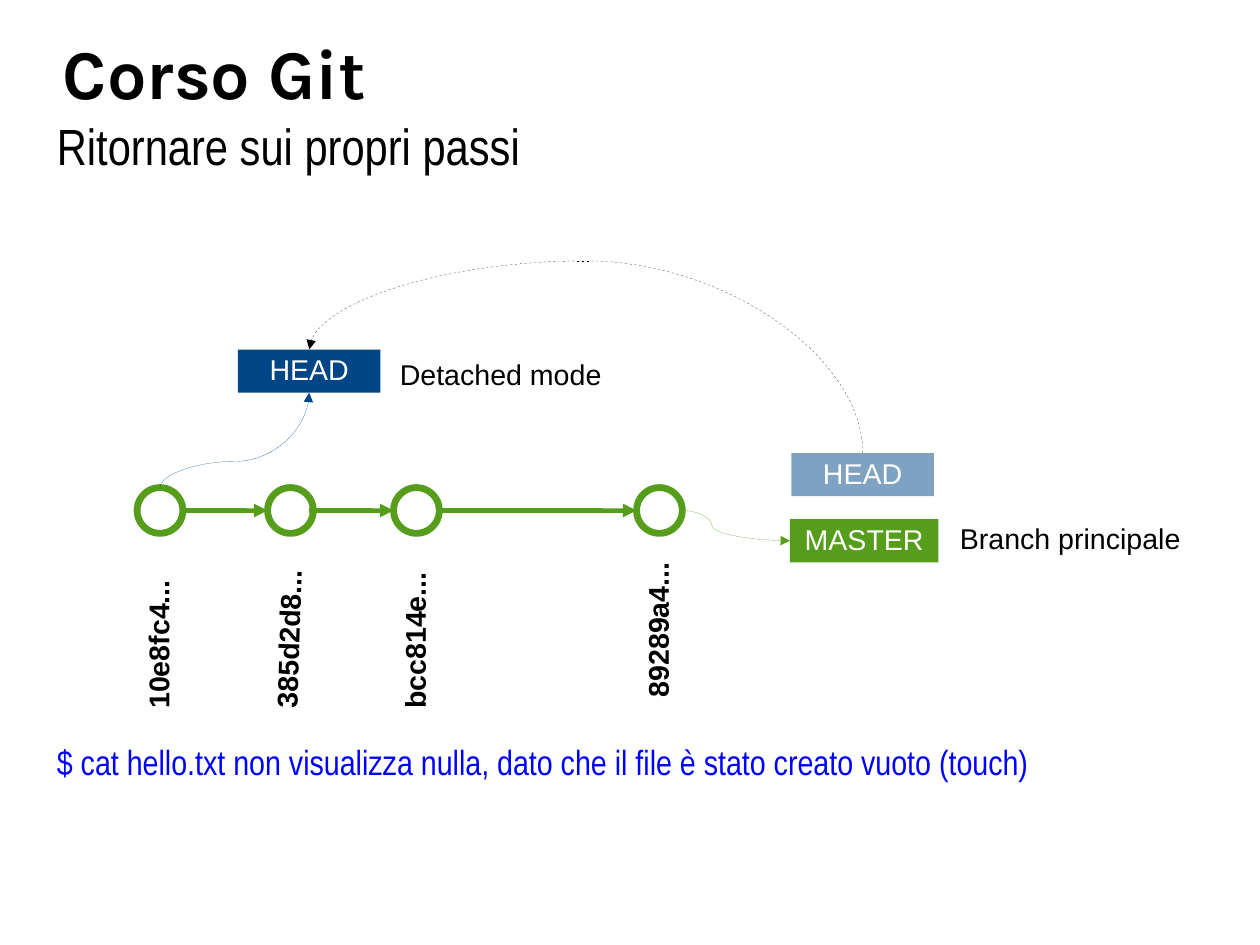
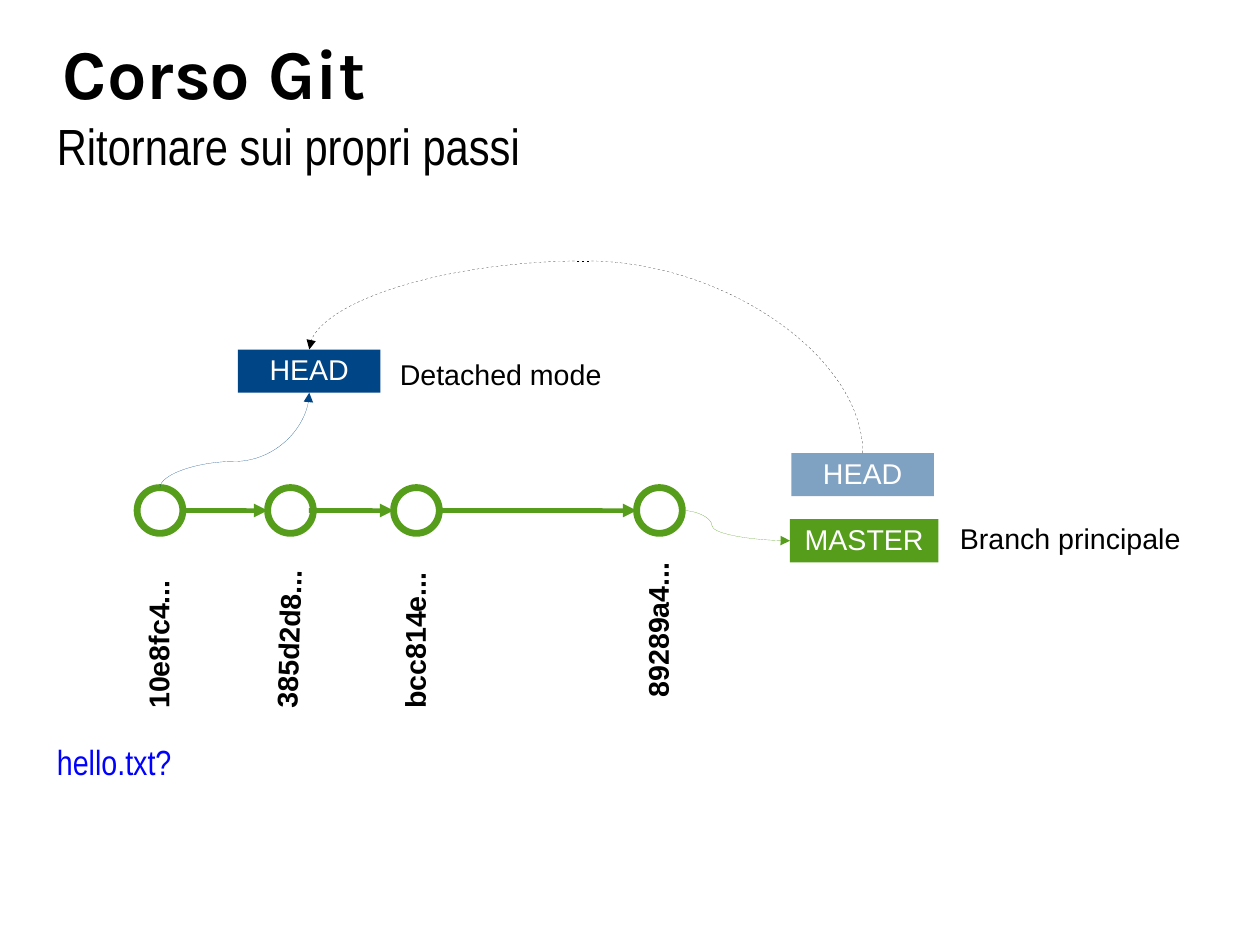
Before and after one commit to BticinoDeployer/corsogit, a slide deck: slide 18 of corsoGit.odp (slide 17 before the commit). Drawn at 1260x945 pixels with LibreOffice and Linux fonts; fonts in the diff are those of the drawing; background and template pictures are left out. Boxes give left, top, right and bottom in pixels: in the first picture for what was removed or moved away, otherwise in the second. Text is boxed around its words. In the diff, an @@ line names an element or a change of style, - is before the commit and + after.

```diff
--- a/corsoGit.odp
+++ b/corsoGit.odp
@@ text at <box>57,749,171,776</box>: text changed @@
-$ cat hello.txt non visualizza nulla, dato che il file è stato creato vuoto (touch)
+hello.txt?
```
Also in this commit, not shown: 8 other slides changed, 1 slide added, 2 other files.
